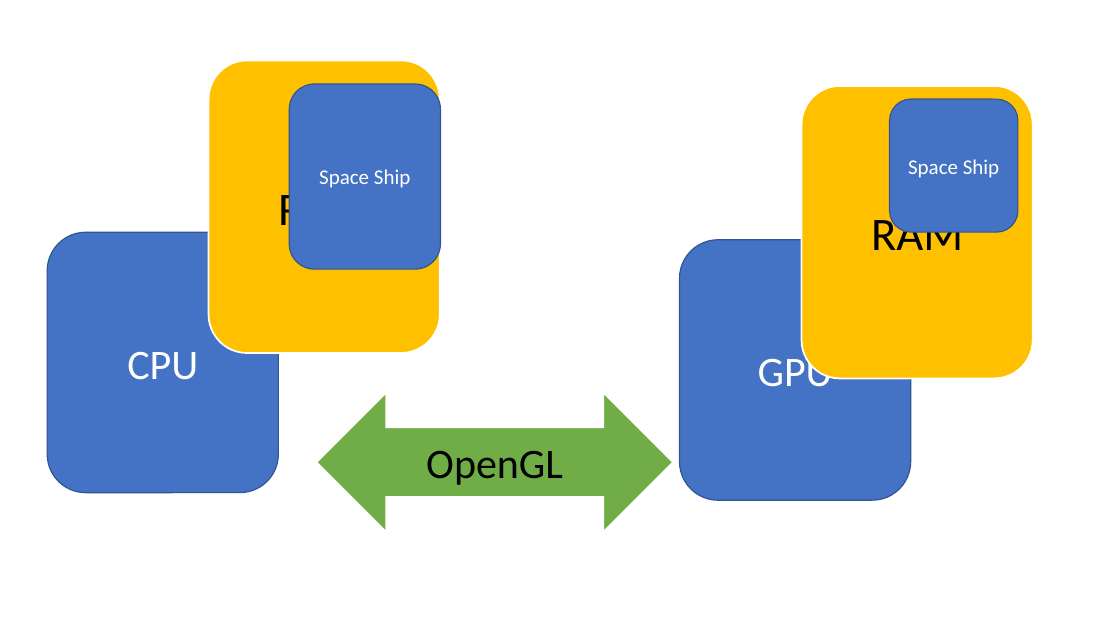
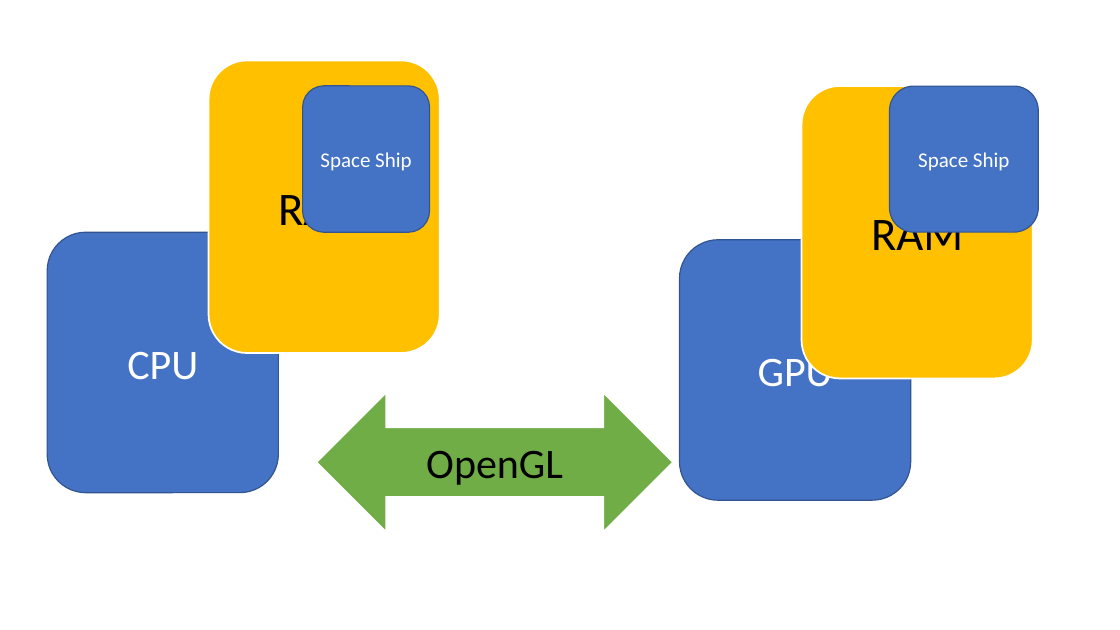
Before and after one commit to Freethetan/INFO3111-S21, a slide deck: slide 1 of Day2Day/Day_01/S1_Note.pptx. Drawn at 1120x630 pixels with LibreOffice and Linux fonts; fonts in the diff are those of the drawing. Boxes give left, top, right and bottom in pixels: in the first picture for what was removed or moved away, otherwise in the second. Text is boxed around its words. In the diff, an @@ line names an element or a change of style, - is before the commit and + after.

```diff
--- a/Day2Day/Day_01/S1_Note.pptx
+++ b/Day2Day/Day_01/S1_Note.pptx
@@ rounded rectangle "Space Ship": place and size @@
-rounded rectangle "Space Ship" at bbox=[289, 84, 440, 269]
+rounded rectangle "Space Ship" at bbox=[302, 86, 429, 232]
@@ rounded rectangle "Space Ship": place and size @@
-rounded rectangle "Space Ship" at bbox=[890, 99, 1018, 232]
+rounded rectangle "Space Ship" at bbox=[890, 86, 1038, 232]
```
Also in this commit, not shown: 2 slides added, 1 other file.
